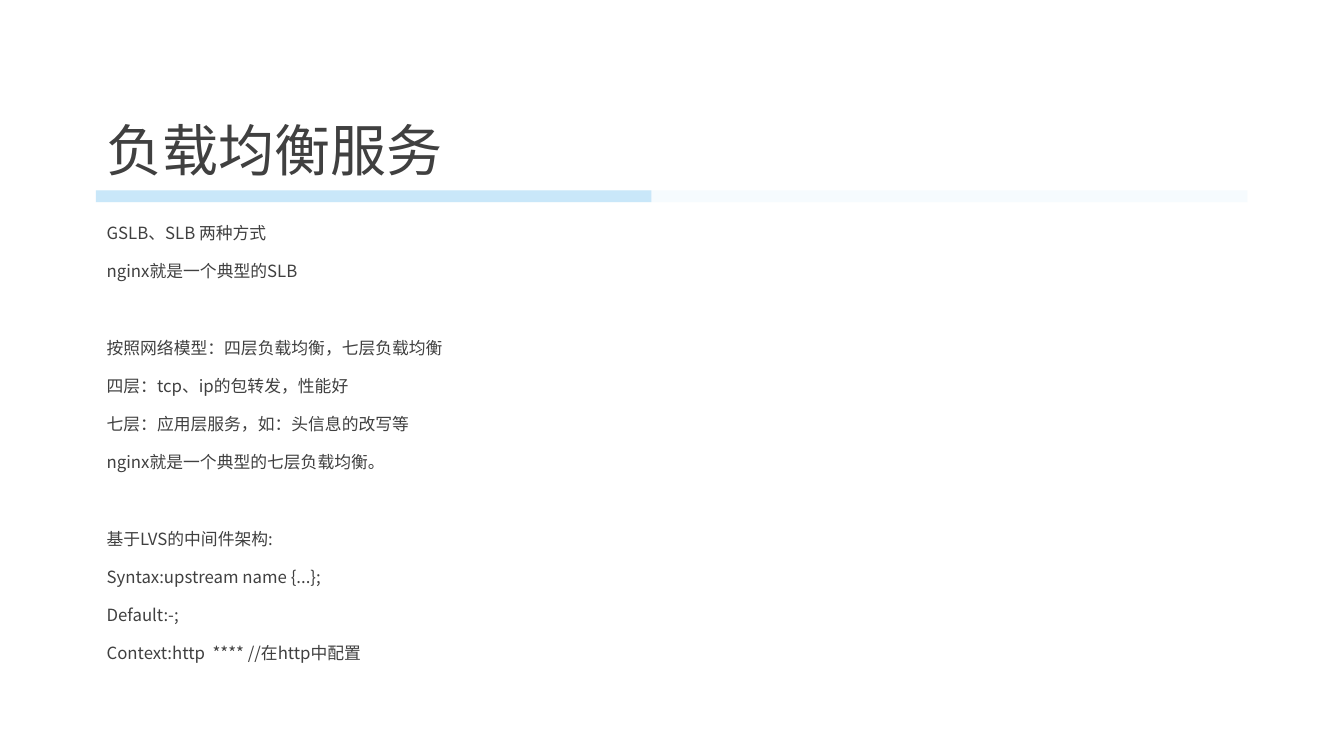
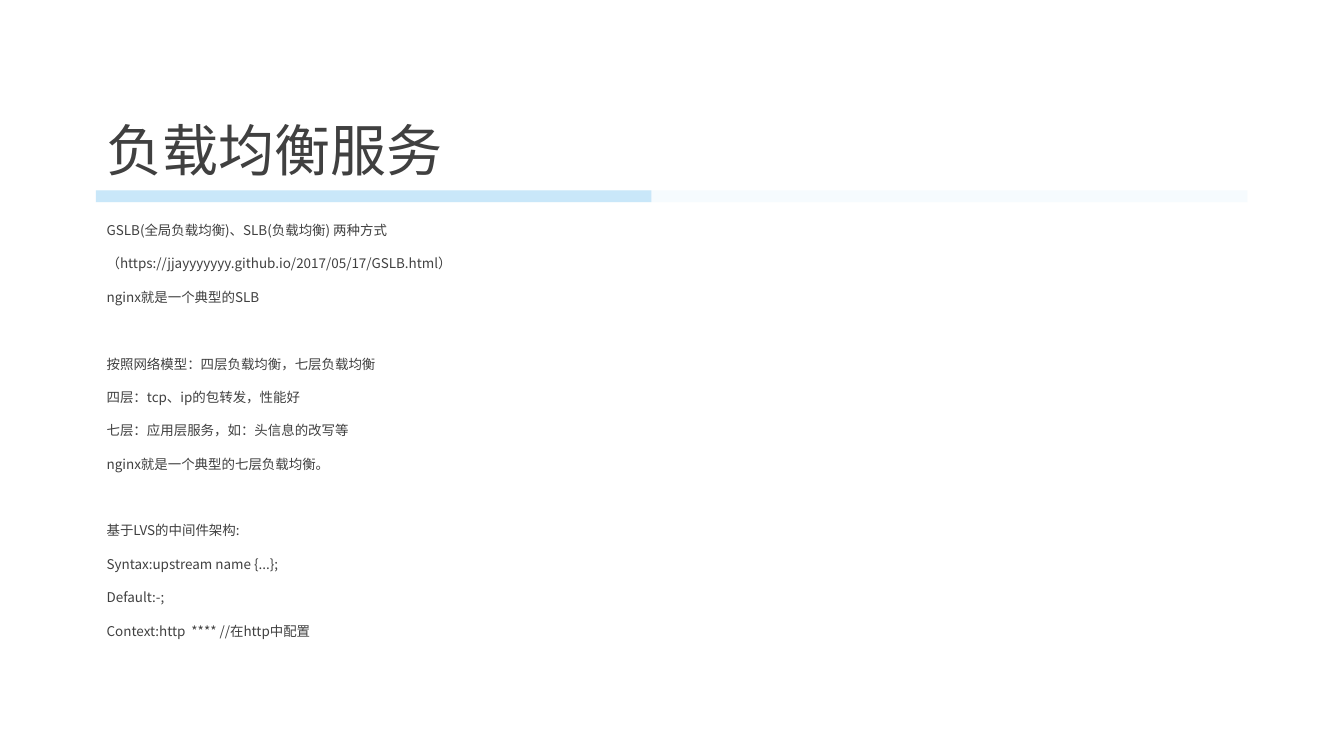
Before and after one commit to kakaisaname/php, a slide deck: slide 35 of nginx/Nginx.pptx. Drawn at 1344x756 pixels with LibreOffice and Linux fonts; fonts in the diff are those of the drawing; background and template pictures are left out. Boxes give left, top, right and bottom in pixels: in the first picture for what was removed or moved away, otherwise in the second. Text is boxed around its words. In the diff, an @@ line names an element or a change of style, - is before the commit and + after.

```diff
--- a/nginx/Nginx.pptx
+++ b/nginx/Nginx.pptx
@@ text at <box>107,223,452,272</box>: text changed; size 12 to 9.6 pt @@
-GSLB、SLB 两种方式
+GSLB(全局负载均衡)、SLB(负载均衡) 两种方式
+（https://jjayyyyyyy.github.io/2017/05/17/GSLB.html）
@@ text at <box>107,290,376,639</box>: size 12 to 9.6 pt in "nginx就是一个典型的SLB", "按照网络模型：四层负载均衡，七层负载均衡", "四层：tcp、ip的包转发，性能好", "七层：应用层服务，如：头信息的改写等" and 5 more places @@
```
Also in this commit, not shown: 18 other slides changed, 4 slides added, 3 slides removed.
